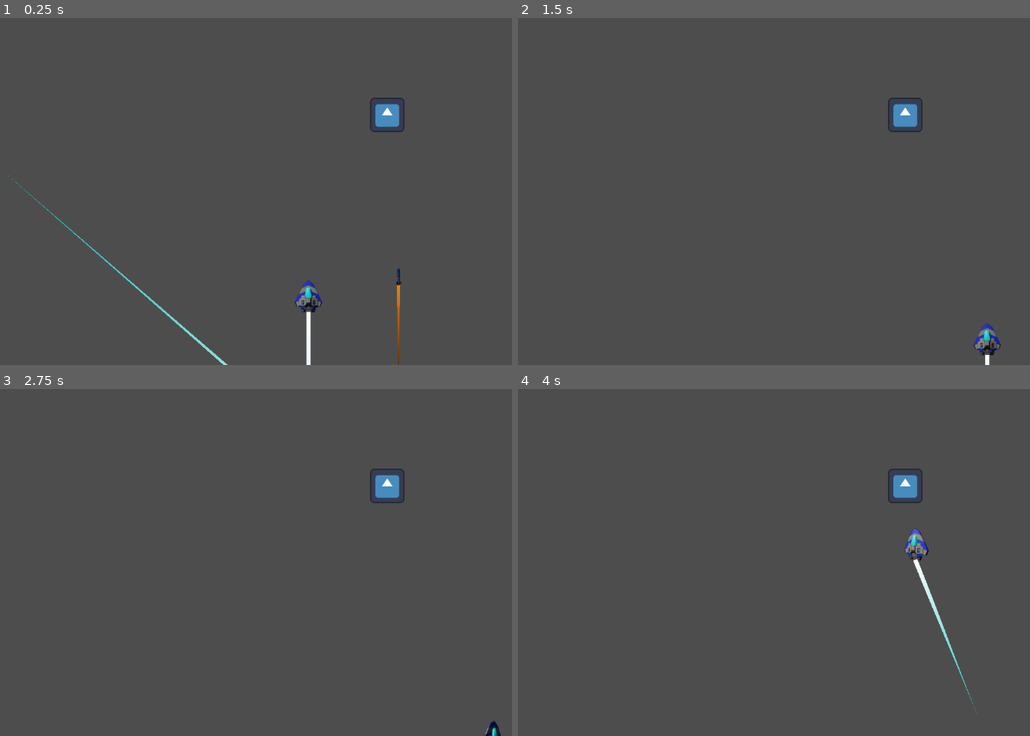
Above: before the commit, frames 1-4 (two rows, left to right).
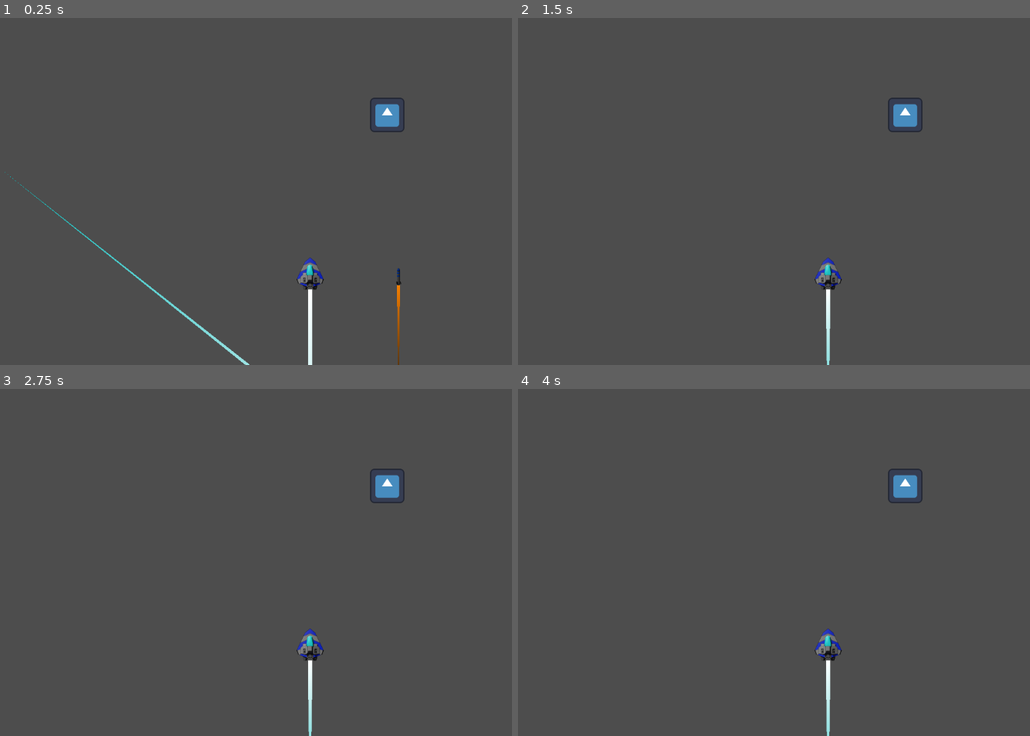
Above: after the commit, the same moments.

Repository: chessisme/Game
Game: Godot game, scene res://Scenes/Level.tscn
Two runs of this game, one before a commit and one after it. Both use one fixed random seed, a clock stepped at 60 frames per second and the inputs below. The engine's default icon, where the game draws it, is replaced by a stand-in: a white triangle on a blue panel in a dark square.
Inputs (mouse positions are in pixels of both pictures, inside the frame that each line leads up to):
- Up to frame 1 (0.25 s): no input
- Up to frame 2 (1.5 s): move the mouse to (963, 174) at 0.52 s; press the mouse at (963, 174) at 0.53 s; hold D (Move Right) 0.53-1.28 s; right-click (963, 174) at 0.8 s; move the mouse to (702, 208) at 1.27 s; release the mouse at (702, 208) at 1.28 s; hold S (Move Backward) from 1.28 s (still down); right-click (702, 208) at 1.35 s
- Up to frame 3 (2.75 s): click (184, 579) at 1.55 s; tap Enter at 2 s; move the mouse to (368, 486) at 2.02 s; release S (Move Backward) at 2.03 s; hold D (Move Right) from 2.03 s (still down); hold Space (Dodge) from 2.03 s (still down); right-click (368, 486) at 2.3 s
- Up to frame 4 (4 s): move the mouse to (794, 631) at 2.77 s; release D (Move Right) at 2.78 s; release Space (Dodge) at 2.78 s; hold W (Move Forward) 2.78-3.53 s; click (794, 631) at 2.85 s; move the mouse to (1009, 614) at 3.52 s; hold A (Move Left) from 3.53 s (still down); hold Right mouse button (Fire Secondary Weapon) from 3.53 s (still down)

The runs differ from the first frame. In frame 1, 1.2% of the frame differs, in the area x 0-64%, y 44-100%; in frame 2, 0.7%; in frame 3, 0.5%; in frame 4, 0.9%.
Error after the commit: Invalid access to property or key 'cooldown' on a base object of type 'RigidBody2D (missile.gd)'. (res://Scripts/PlayerWeapons.gd:24)

Commit message:
staring the shooting

Diff:
--- a/Scenes/player.tscn
+++ b/Scenes/player.tscn
@@ -1,7 +1,8 @@
-[gd_scene load_steps=23 format=3 uid="uid://c8vkxrhkn1x14"]
+[gd_scene load_steps=24 format=3 uid="uid://c8vkxrhkn1x14"]
 
-[ext_resource type="Script" uid="uid://u3m4gf3elfce" path="res://Scripts/player.gd" id="1_cvnsp"]
+[ext_resource type="Script" uid="uid://bt3ofdwrcnry6" path="res://Scripts/PlayerWeapons.gd" id="1_l6n3p"]
 [ext_resource type="Texture2D" uid="uid://cqgwrm5j5ovc0" path="res://Art/playerShip.png" id="2_cvnsp"]
+[ext_resource type="PackedScene" uid="uid://bvbfkl3o0md70" path="res://Scenes/Weapons/Player/playerMissile.tscn" id="2_olqyp"]
 [ext_resource type="Texture2D" uid="uid://nwo4g3jv41n1" path="res://Art/ShipFlipAnimation/frame0001.png" id="3_fs7ks"]
 [ext_resource type="Texture2D" uid="uid://cxkmltcxfjhp6" path="res://Art/playerShipTurnLeft.png" id="3_vgqql"]
 [ext_resource type="Texture2D" uid="uid://duiyhkih2s68x" path="res://Art/playerShipTurnRight.png" id="4_fkybt"]
@@ -101,10 +102,10 @@
 [sub_resource type="Gradient" id="Gradient_l6n3p"]
 colors = PackedColorArray(0, 0.72485834, 0.72485846, 1, 1, 1, 1, 1)
 
-[node name="Player" type="Area2D" node_paths=PackedStringArray("animation_player")]
+[node name="Player" type="Area2D"]
 scale = Vector2(0.5, 0.5)
-script = ExtResource("1_cvnsp")
-animation_player = NodePath("AnimatedSprite2D")
+script = ExtResource("1_l6n3p")
+SecondaryWeapon = ExtResource("2_olqyp")
 metadata/_edit_group_ = true
 
 [node name="AnimatedSprite2D" type="AnimatedSprite2D" parent="."]
--- /dev/null
+++ b/Scripts/PlayerWeapons.gd
@@ -0,0 +1,25 @@
+extends Area2D
+
+@export var PrimaryWeapon : PackedScene
+
+@export var SecondaryWeapon : PackedScene
+
+var primary_cooldown
+var secondary_cooldown
+
+var new_projectile
+func _ready() -> void:
+
+	pass
+
+
+
+# Called every frame. 'delta' is the elapsed time since the previous frame.
+func _process(delta: float) -> void:
+	if (Input.is_action_pressed("Fire Main Weapon")):
+		pass
+	if(Input.is_action_pressed("Fire Secondary Weapon")):
+		new_projectile = SecondaryWeapon.instantiate();
+		new_projectile.position = position + Vector2(0,-20)
+		secondary_cooldown = new_projectile.cooldown
+		pass
--- a/Scripts/player.gd
+++ b/Scripts/player.gd
@@ -21,11 +21,12 @@
 
 
 func _ready() -> void:
-
-
+	#get the screen size
 	screen_size = get_viewport_rect().size
+	#set the camera's starting position
 	position = screen_size/2
 	position.y = screen_size.y/1.25
+	#set the limits of the play area to be used in the movement code
 	left_limit = Vector2(screen_size.x*.2, 0)
 	right_limit = Vector2(screen_size.x*.8, screen_size.y)
 
Not shown, added: Scripts/PlayerWeapons.gd.uid
